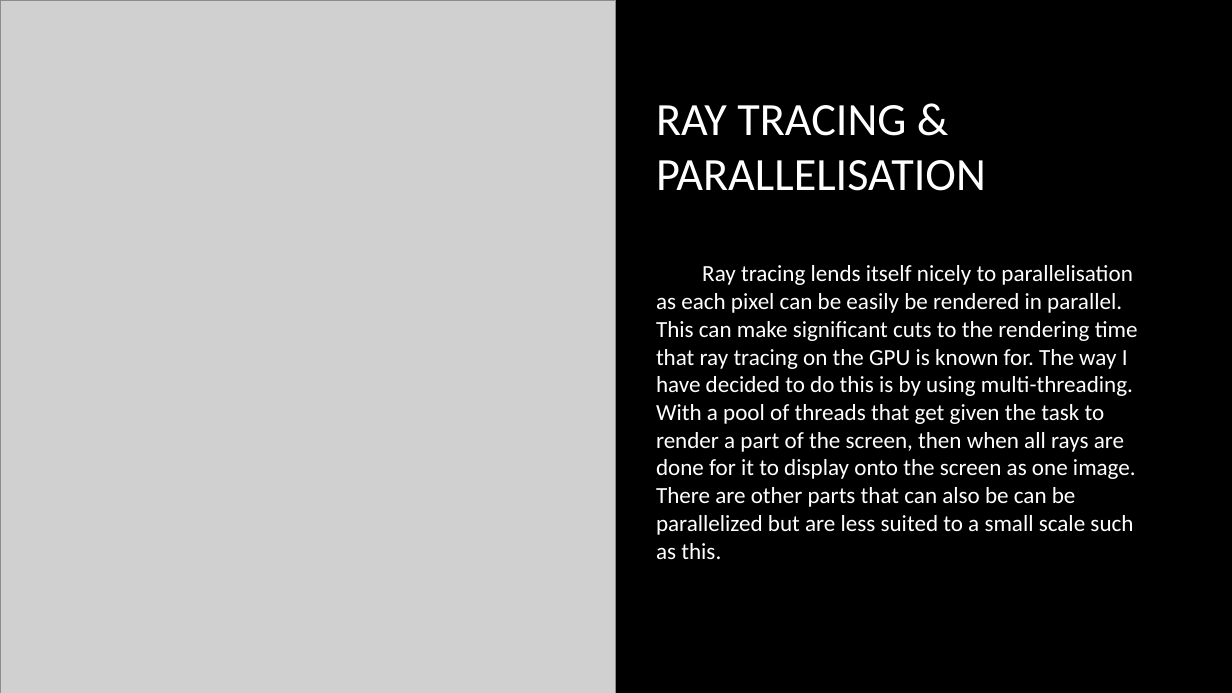
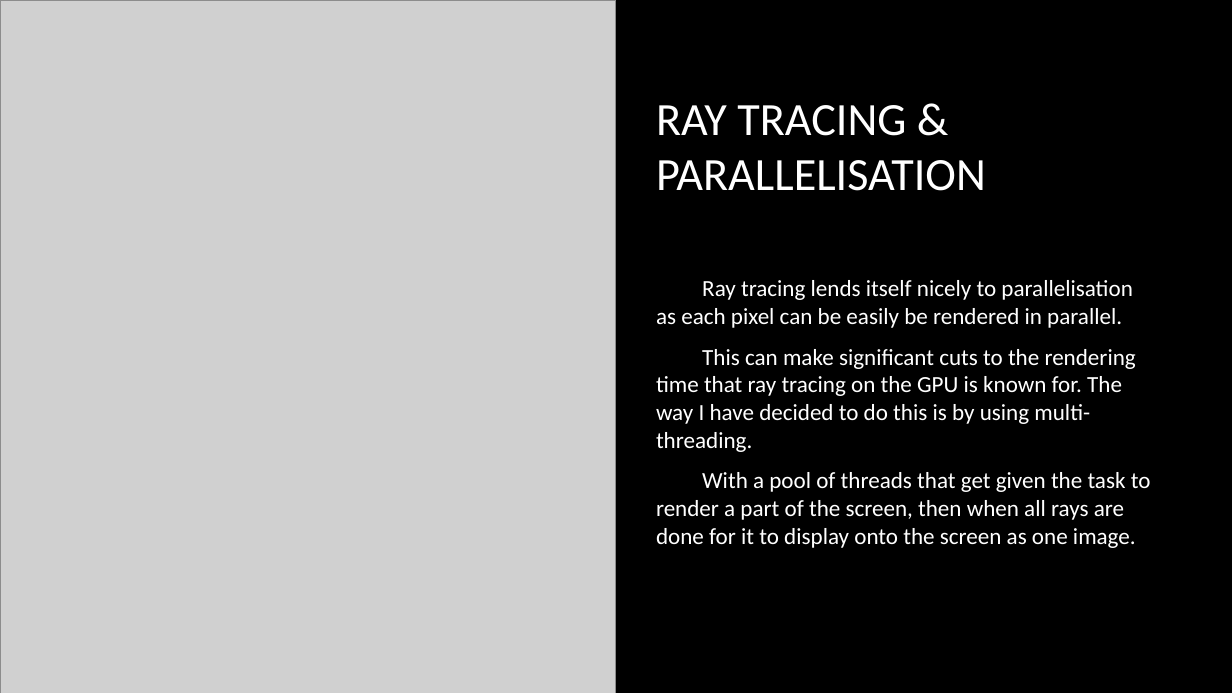
Before and after one commit to MariaPrograms/RayCasting, a slide deck: slide 9 of Graphics and Computational Programming.pptx. Drawn at 1232x693 pixels with LibreOffice and Linux fonts; fonts in the diff are those of the drawing; grey boxes stand for pictures; background and template pictures are left out. Boxes give left, top, right and bottom in pixels: in the first picture for what was removed or moved away, otherwise in the second. Text is boxed around its words. In the diff, an @@ line names an element or a change of style, - is before the commit and + after.

```diff
--- a/Graphics and Computational Programming.pptx
+++ b/Graphics and Computational Programming.pptx
@@ text at (656,280,1151,548): text changed @@
-Ray tracing lends itself nicely to parallelisation as each pixel can be easily be rendered in parallel. This can make significant cuts to the rendering time that ray tracing on the GPU is known for. The way I have decided to do this is by using multi-threading. With a pool of threads that get given the task to render a part of the screen, then when all rays are done for it to display onto the screen as one image. There are other parts that can also be can be parallelized but are less suited to a small scale such as this.
+Ray tracing lends itself nicely to parallelisation as each pixel can be easily be rendered in parallel.
+This can make significant cuts to the rendering time that ray tracing on the GPU is known for. The way I have decided to do this is by using multi-threading.
+With a pool of threads that get given the task to render a part of the screen, then when all rays are done for it to display onto the screen as one image.
```
Also in this commit, not shown: 5 other slides changed, 2 slides removed, 5 other files.
